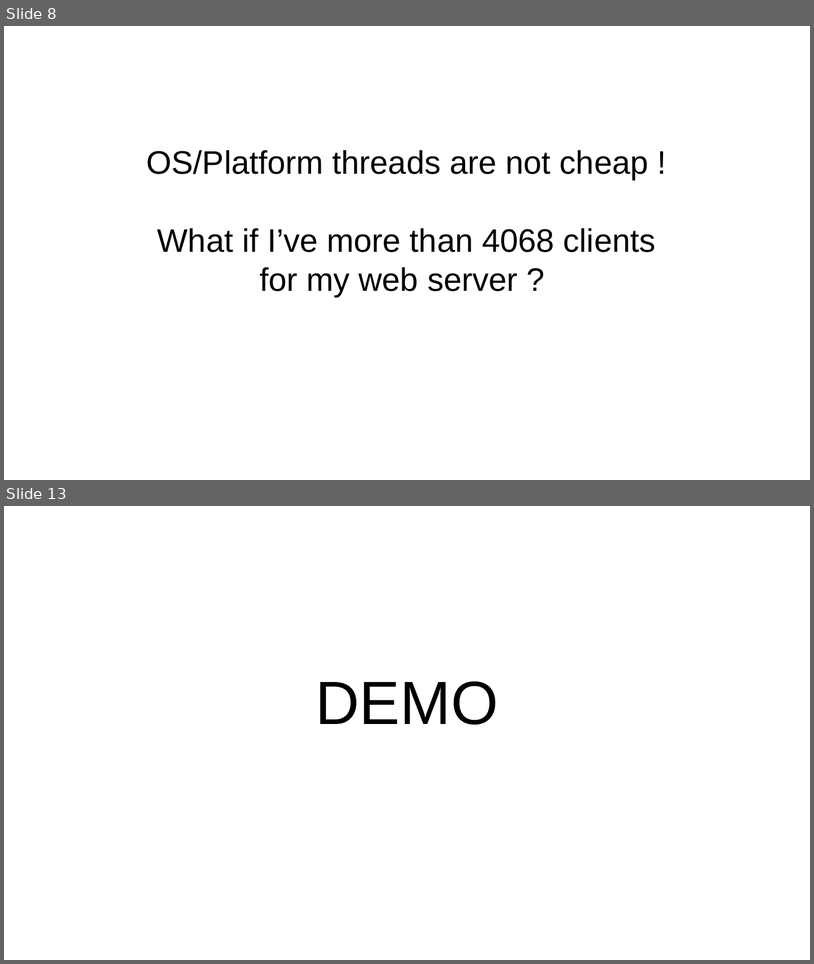
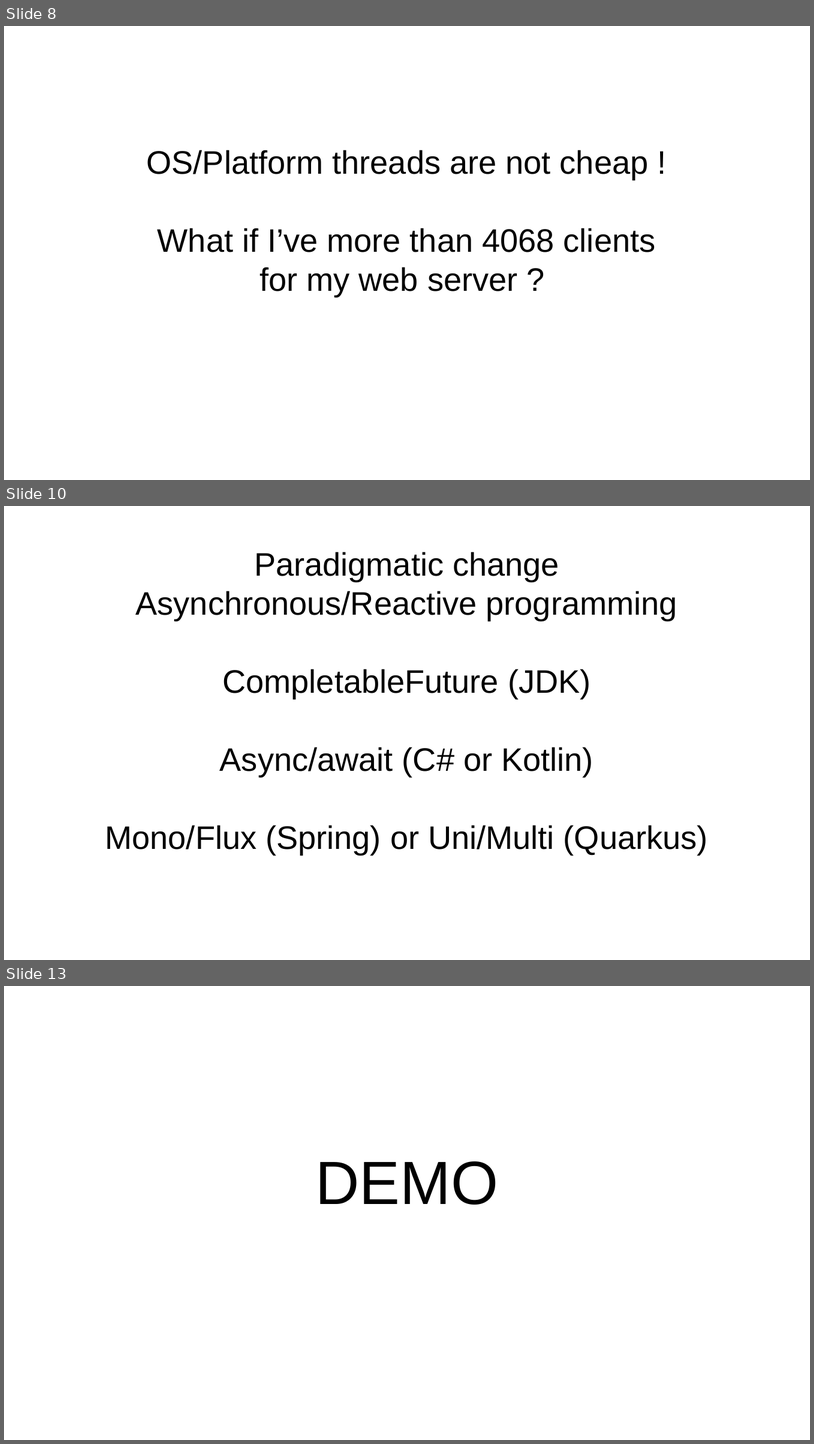
Before and after one commit to forax/loom-fiber, a slide deck: loom is looming.odp. Shown one above the other, each under a label of ours: slides 8 and 13 before the commit, slides 8, 10 and 13 after it; the slides between them are not shown. The pictures are 814x964 and 814x1444 pixels, drawn with LibreOffice and Linux fonts; fonts in the diff are those of the drawing. Boxes give left, top, right and bottom in pixels: in the first picture for what was removed or moved away, otherwise in the second. Text is boxed around its words. In the diff, an @@ line names an element or a change of style, - is before the commit and + after.

Commit message:
mention reactive programming

```diff
--- a/loom is looming.odp
+++ b/loom is looming.odp
@@ slide 10 added at <box>4,506,810,960</box>, background #FFFFFF @@
@@ subtitle added at <box>105,552,708,855</box>, 32 pt, text #000000 @@
+Paradigmatic change
+Asynchronous/Reactive programming
+CompletableFuture (JDK)
+Async/await (C# or Kotlin)
+Mono/Flux (Spring) or Uni/Multi (Quarkus)
```
Also in this commit, not shown: 3 slides changed, 1 slide removed, 1 other file.
